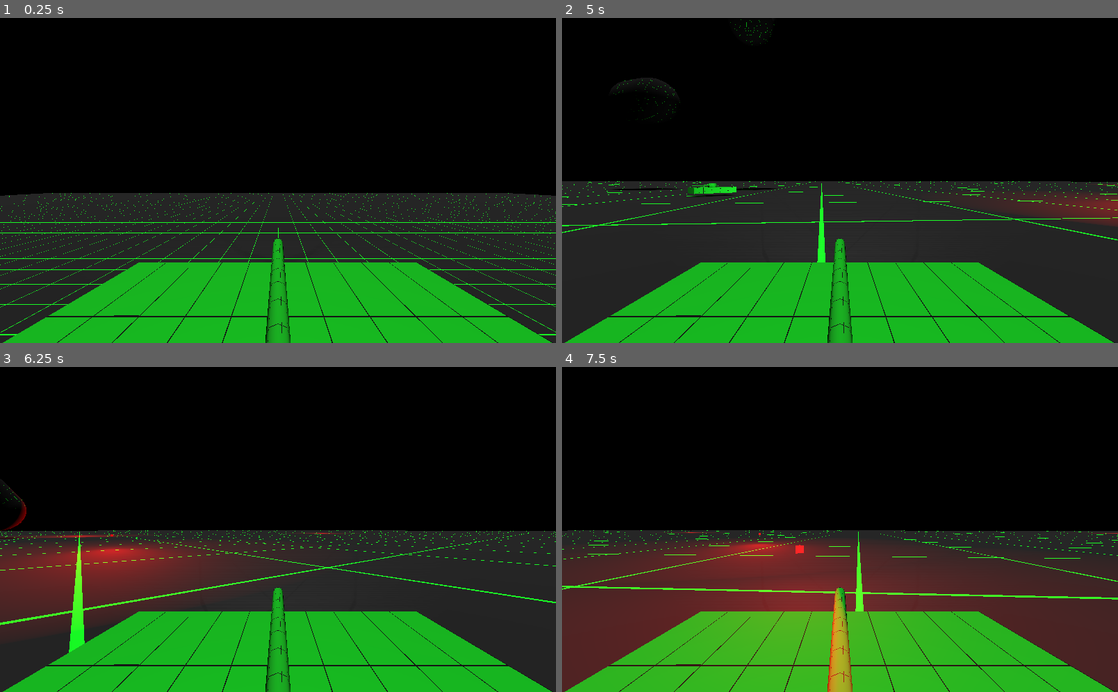
Above: before the commit, frames 1-4 (two rows, left to right).
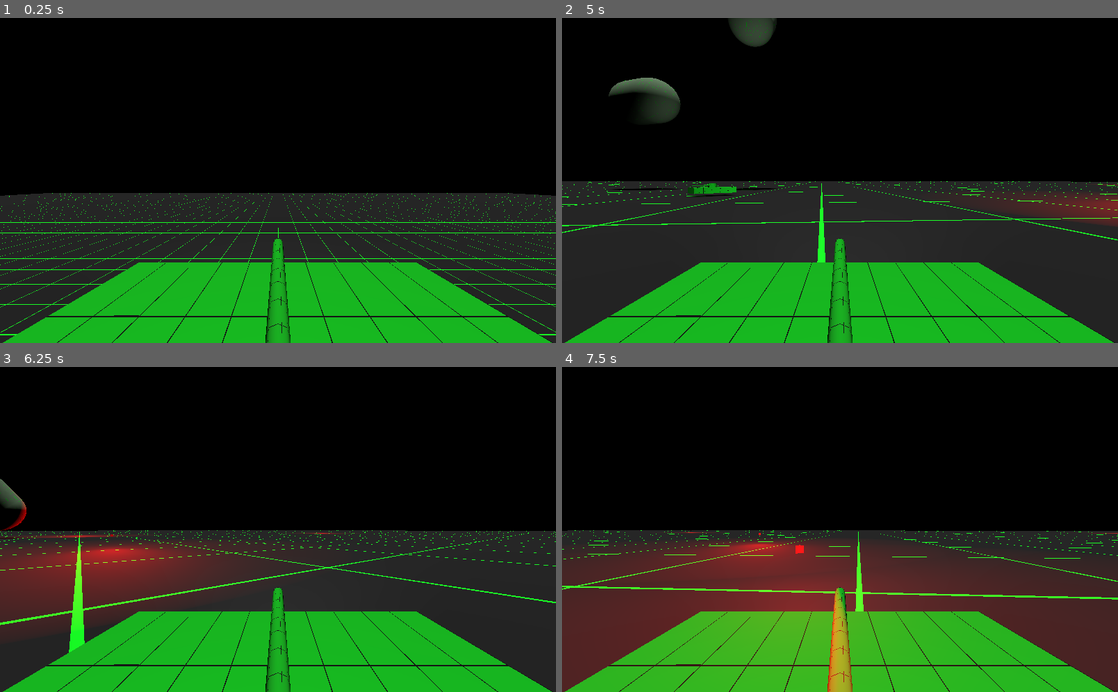
Above: after the commit, the same moments.

Repository: Kromey/spectre
Game: Godot game, scene res://Main.tscn
Two runs of this game, one before a commit and one after it. Both use one fixed random seed, a clock stepped at 60 frames per second and the inputs below.
Inputs:
- Up to frame 1 (0.25 s): no input
- Up to frame 2 (5 s): hold D (movement_right) 0.53-1.28 s; hold Space (action_shoot) 0.53-1.28 s; hold S (movement_backward) 1.28-2.03 s; tap Space (action_shoot) at 1.35, 2.85, 4.35 s; hold D (movement_right) 2.03-2.78 s; hold Space (action_shoot) 2.03-2.78 s; hold W (movement_forward) 2.78-3.53 s; hold Space (action_shoot) 3.53-4.28 s; hold A (movement_left) from 3.53 s (still down)
- Up to frame 3 (6.25 s): release A (movement_left) at 5.03 s; hold S (movement_backward) 5.03-5.78 s; hold Space (action_shoot) 5.03-5.78 s; hold D (movement_right) from 5.78 s (still down); tap Space (action_shoot) at 5.85 s
- Up to frame 4 (7.5 s): release D (movement_right) at 6.53 s; hold W (movement_forward) 6.53-7.28 s; hold Space (action_shoot) 6.53-7.28 s; hold D (movement_right) from 7.28 s (still down); tap Space (action_shoot) at 7.35 s

The runs differ from the first frame. In frame 2, 1.7% of the frame differs, in the area x 8-39%, y 0-55%; in frame 3, 0.3%; in frame 4, less than 0.1%.

Commit message:
Tweak pill bomb color, tank headlight

Diff:
--- a/PillBomb.tscn
+++ b/PillBomb.tscn
@@ -7,7 +7,7 @@
 
 [sub_resource type="ShaderMaterial" id=2]
 shader = ExtResource( 1 )
-shader_param/BASE_COLOR = Color( 0, 0, 0, 1 )
+shader_param/BASE_COLOR = Color( 0.427451, 0.545098, 0.415686, 1 )
 shader_param/LINE_WIDTH = 0.01
 shader_param/LINE_COLOR = Color( 0.0196078, 0.976471, 0.101961, 1 )
 shader_param/COLUMN_COUNT = 15.0
--- a/tanks/TankHeadlight.tscn
+++ b/tanks/TankHeadlight.tscn
@@ -9,6 +9,4 @@
 material = ExtResource( 1 )
 
 [node name="SpotLight" type="SpotLight" parent="."]
-light_energy = 2.0
-shadow_enabled = true
 spot_range = 25.0
